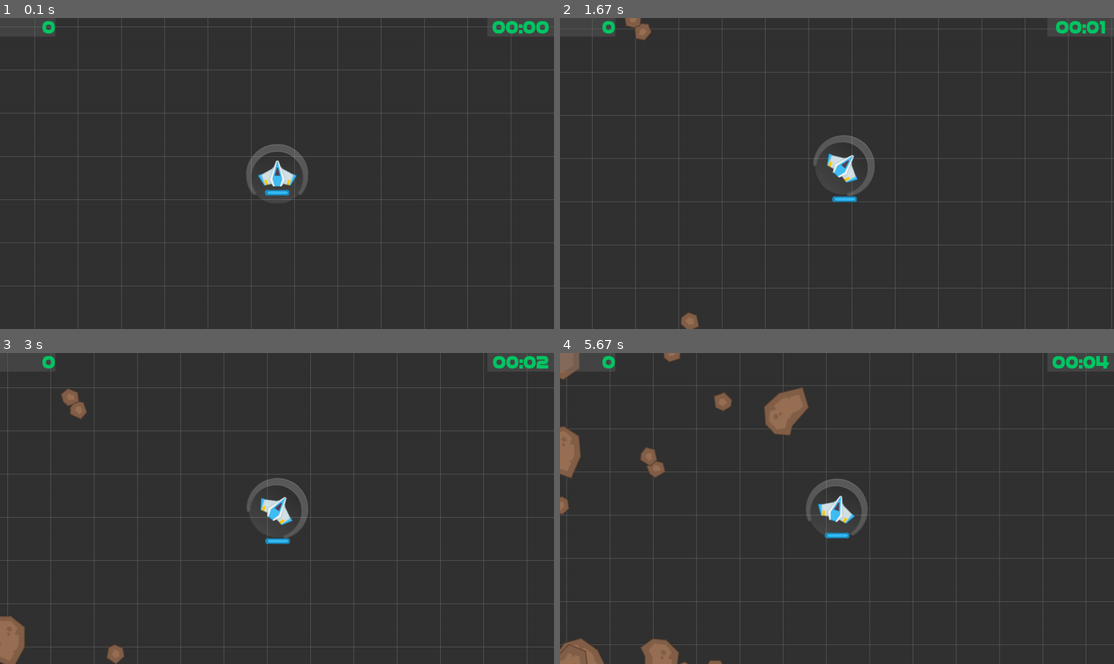
Above: before the commit, frames 1-4 (two rows, left to right).
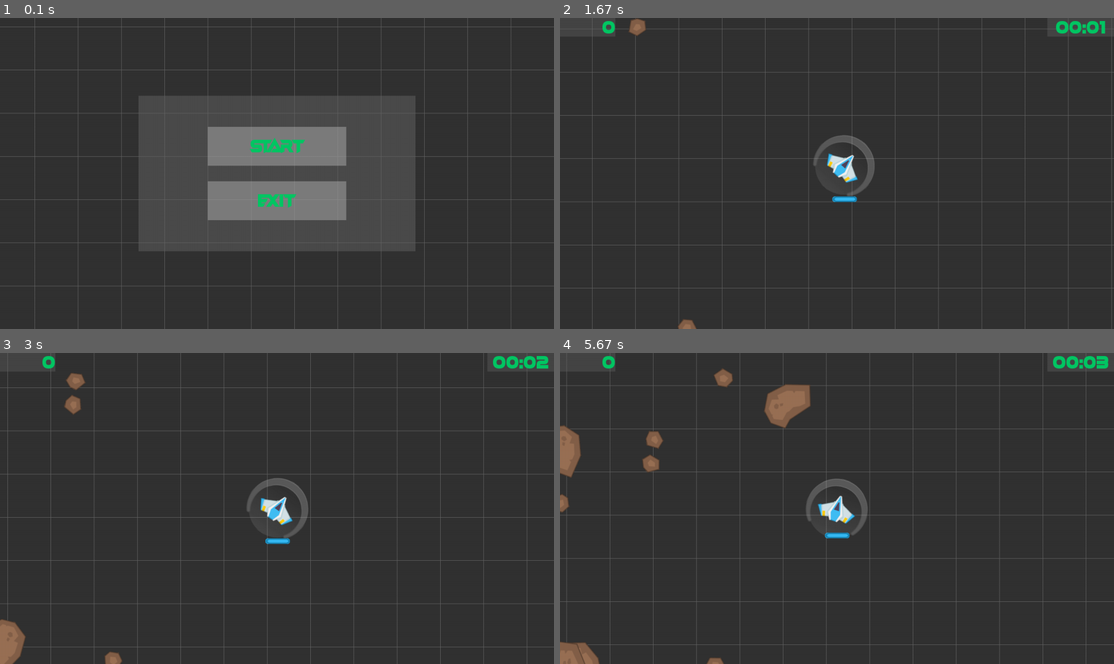
Above: after the commit, the same moments.

Repository: genericprogrammerdude/pygamengn
Game: pygame game, started from main.py
The game is run twice, just before and just after one commit, with the same random seed, the same clock (stepped at 60 frames per second) and the same inputs.
Inputs:
- Up to frame 1 (0.1 s): no input
- Up to frame 2 (1.67 s): tap Space at 0.33, 0.67 s; hold D 1-1.47 s; hold W from 1.5 s (still down)
- Up to frame 3 (3 s): release W at 1.8 s; hold D 1.83-2.3 s; hold A 2.33-2.87 s
- Up to frame 4 (5.67 s): hold A 3.23-3.63 s; hold W 3.67-4.03 s; hold D 4.07-4.7 s; tap End at 4.22 s; hold S 4.73-5.1 s; hold A 5.13-5.6 s; hold D from 5.63 s (still down)

The runs differ from the first frame. In frame 1, 20% of the frame differs, in the area x 7-100%, y 0-75%; in frame 2, 0.3%; in frame 3, 0.5%; in frame 4, 2.2%.

Commit message:
Starting in main menu mode.

Diff:
--- a/space_shooter_game.py
+++ b/space_shooter_game.py
@@ -31,10 +31,7 @@
         self.time = 0
         self.score = 0
         self.running = True
-        self.mode = Mode.PLAY
-
-        self.level.create_objects(self.render_group)
-        self.set_player(self.level.player)
+        self.mode = Mode.MAIN_MENU
 
     def update(self, delta):
         """Updates the game."""
